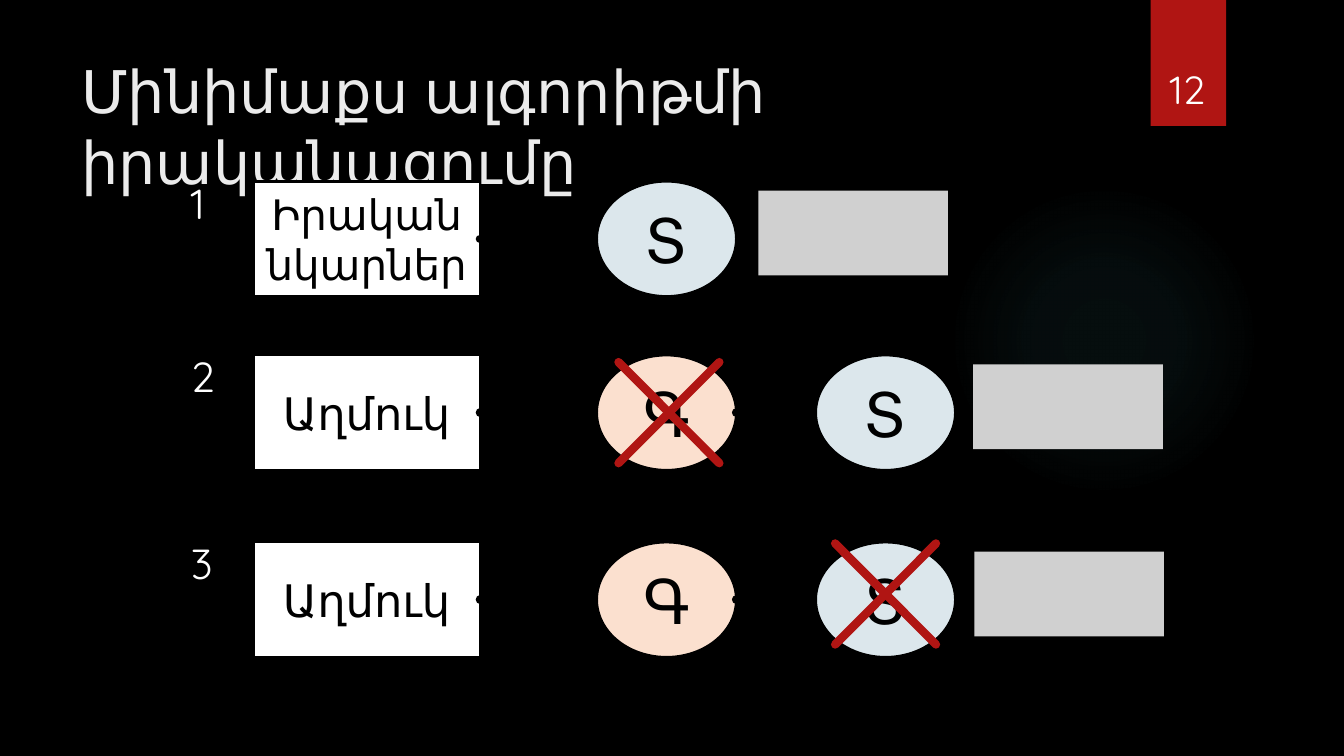
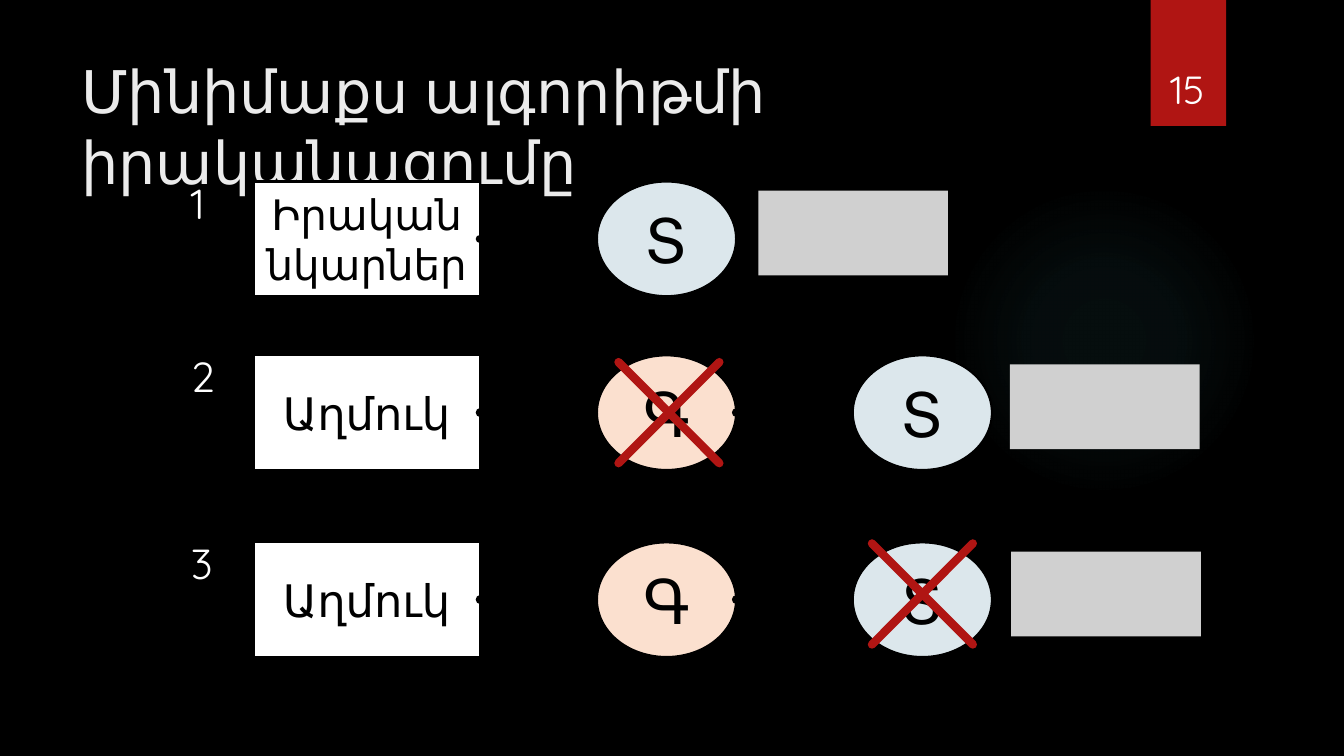
Before and after one commit to Lusine0101/GAN-for-Stegan, a slide deck: slide 15 of Գեներատիվ մրցակցող ցանցերի կիրառումը նկարի տեսքով թաքնագրության կրիչ.pptx (slide 12 before the commit). Drawn at 1344x756 pixels with LibreOffice and Linux fonts; fonts in the diff are those of the drawing; grey boxes stand for pictures; background and template pictures are left out. Boxes give left, top, right and bottom in pixels: in the first picture for what was removed or moved away, otherwise in the second. Text is boxed around its words. In the diff, an @@ line names an element or a change of style, - is before the commit and + after.

```diff
--- a/Գեներատիվ մրցակցող ցանցերի կիրառումը նկարի տեսքով թաքնագրության կրիչ.pptx
+++ b/Գեներատիվ մրցակցող ցանցերի կիրառումը նկարի տեսքով թաքնագրության կրիչ.pptx
@@ page number at (x1=1170, y1=76, x2=1205, y2=104): text changed @@
-12
+15
@@ 2 ellipses, 2 lines, 2 pictures moved together from (x1=817, y1=356, x2=1165, y2=657) to (x1=853, y1=356, x2=1201, y2=657) @@
@@ arrow moved from (736, 412) - (817, 412) to (736, 412) - (853, 412) @@
@@ arrow moved from (736, 600) - (817, 600) to (736, 600) - (853, 600) @@
```
Also in this commit, not shown: 3 other slides changed, 4 slides added.
